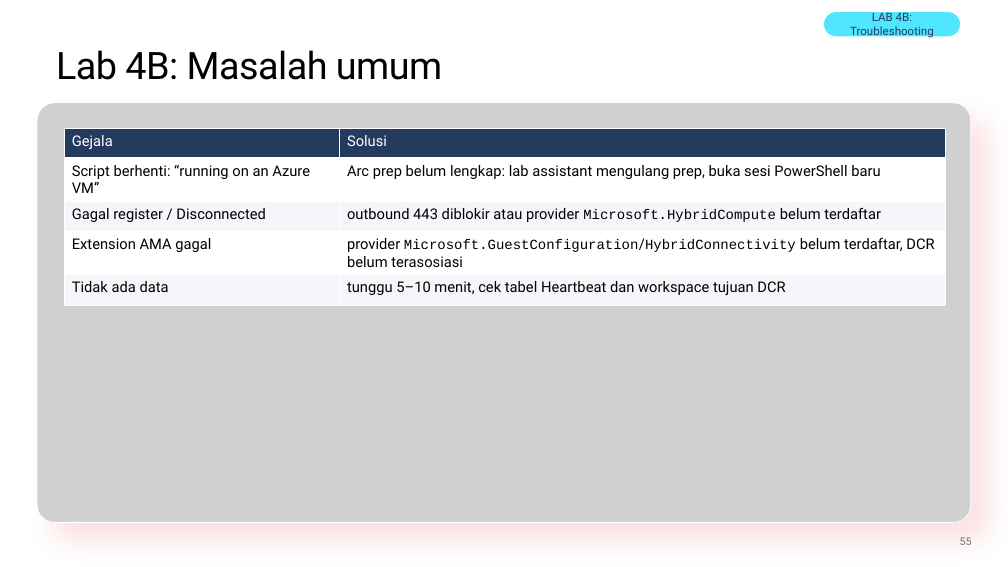
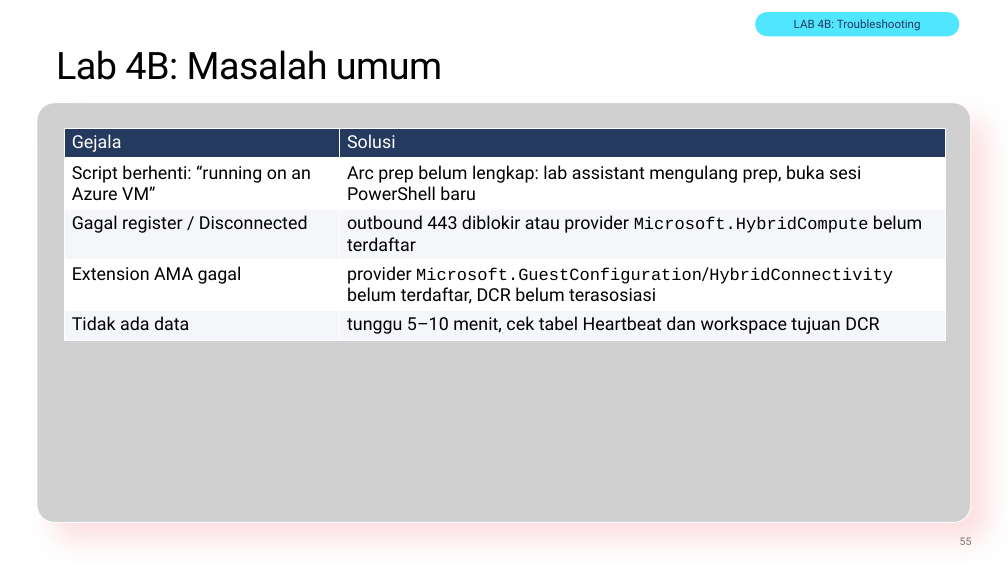
Before and after one commit to medisa-aris/azure-landing-zone-training, a slide deck: slide 55 of slides/pptx/slide_day04_hybrid-connectivity-operations.pptx. Drawn at 1008x567 pixels with LibreOffice and Linux fonts; fonts in the diff are those of the drawing; grey boxes stand for pictures; background and template pictures are left out. Boxes give left, top, right and bottom in pixels: in the first picture for what was removed or moved away, otherwise in the second. Text is boxed around its words. In the diff, an @@ line names an element or a change of style, - is before the commit and + after.

```diff
--- a/slides/pptx/slide_day04_hybrid-connectivity-operations.pptx
+++ b/slides/pptx/slide_day04_hybrid-connectivity-operations.pptx
@@ rounded rectangle "LAB 4B: Troubleshooting": place and size @@
-rounded rectangle "LAB 4B: Troubleshooting" at box(824, 12, 960, 36)
+rounded rectangle "LAB 4B: Troubleshooting" at box(755, 12, 960, 36)
@@ table at box(64, 129, 945, 338) @@
@@ size 14 to 17 pt in "Gejala", "Solusi", "Script berhenti: “running on an Azure VM”", "Arc prep belum lengkap: lab assistant mengulang ..." and 6 more places @@
@@ size 13.3 to 16.1 pt in "Microsoft.HybridCompute", "Microsoft.GuestConfiguration/HybridConnectivity" @@
```
Also in this commit, not shown: 16 other slides changed, 6 other files.
